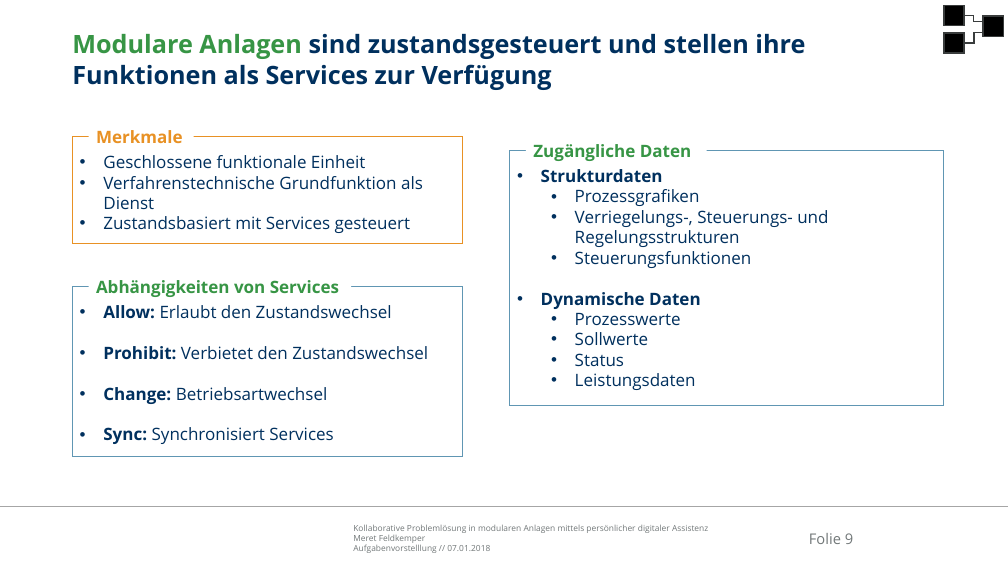
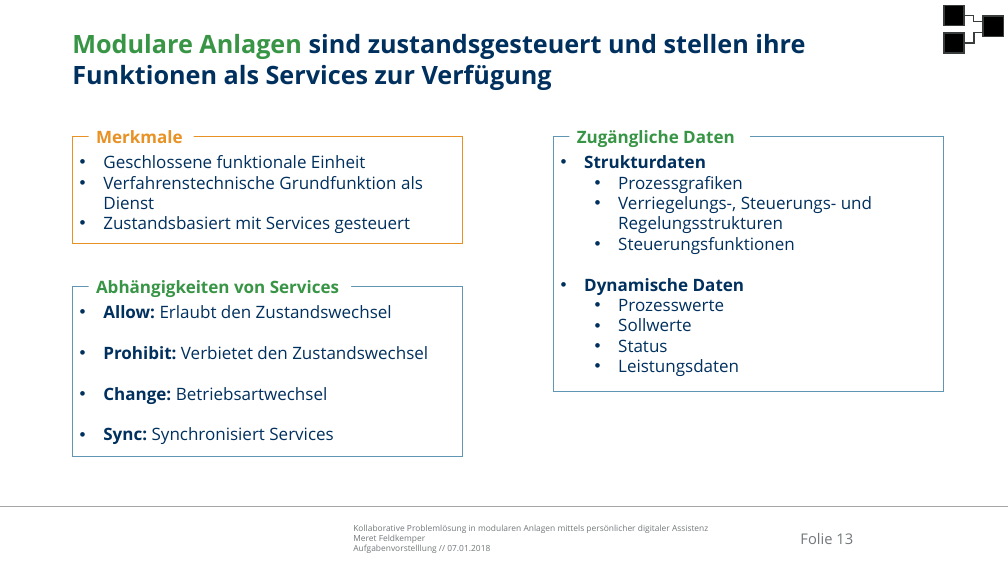
Before and after one commit to Ral3007/Diplomarbeit, a slide deck: slide 13 of Dokumente/Präsentationen/2019-01-07_DA_Feldkemper_Aufgabenvorstellung.pptx (slide 9 before the commit). Drawn at 1008x567 pixels with LibreOffice and Linux fonts; fonts in the diff are those of the drawing; background and template pictures are left out. Boxes give left, top, right and bottom in pixels: in the first picture for what was removed or moved away, otherwise in the second. Text is boxed around its words. In the diff, an @@ line names an element or a change of style, - is before the commit and + after.

```diff
--- a/Dokumente/Präsentationen/2019-01-07_DA_Feldkemper_Aufgabenvorstellung.pptx
+++ b/Dokumente/Präsentationen/2019-01-07_DA_Feldkemper_Aufgabenvorstellung.pptx
@@ rectangle "Strukturdaten": place and size @@
-rectangle "Strukturdaten" at bbox=[510, 150, 944, 405]
+rectangle "Strukturdaten" at bbox=[554, 137, 944, 392]
@@ text "Zugängliche Daten": place and size @@
-text "Zugängliche Daten" at bbox=[533, 144, 691, 161]
+text "Zugängliche Daten" at bbox=[577, 130, 734, 147]
@@ page number at bbox=[800, 533, 853, 544]: text changed @@
-Folie 9
+Folie 13
```
Also in this commit, not shown: 4 other slides changed, 4 slides added, 1 slide removed, 45 other files.
